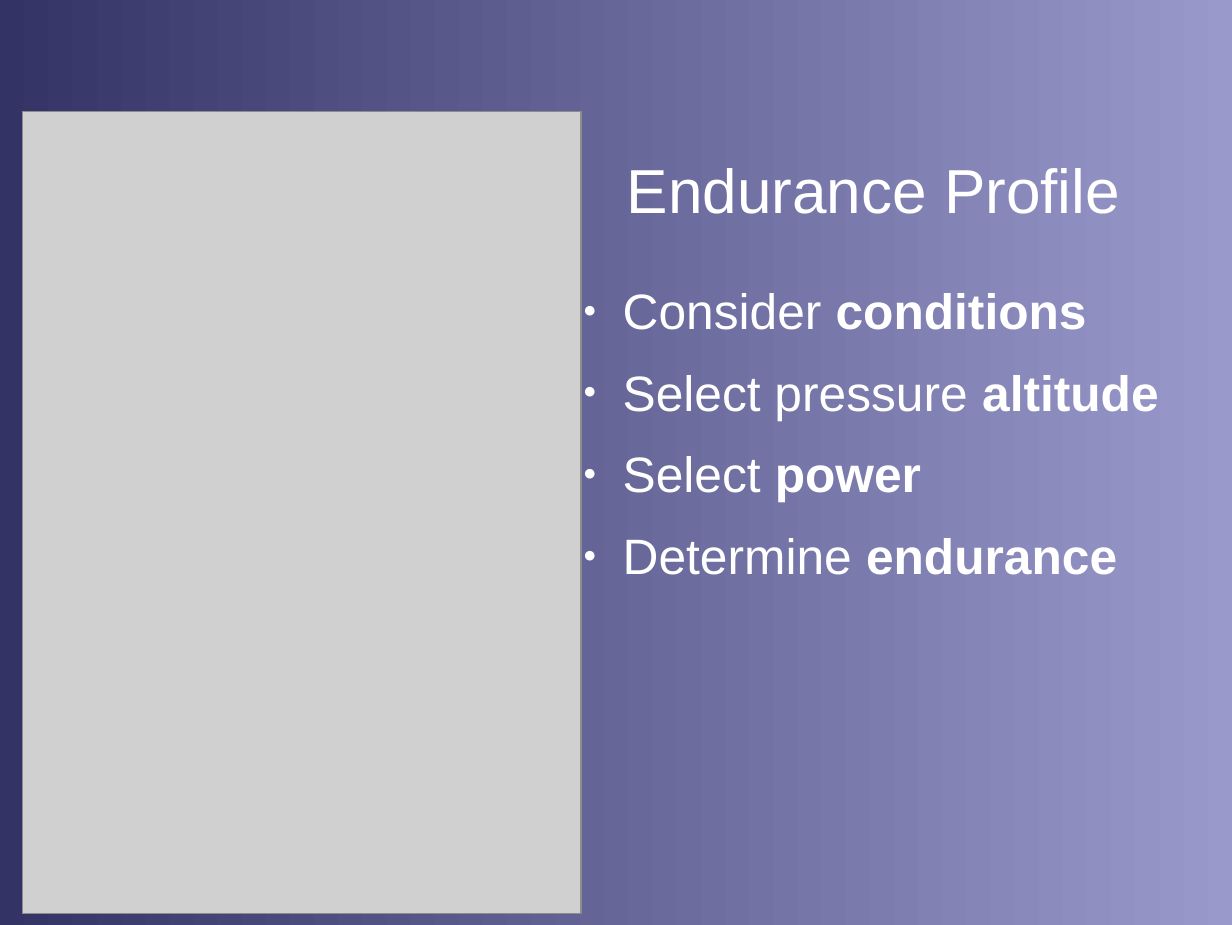
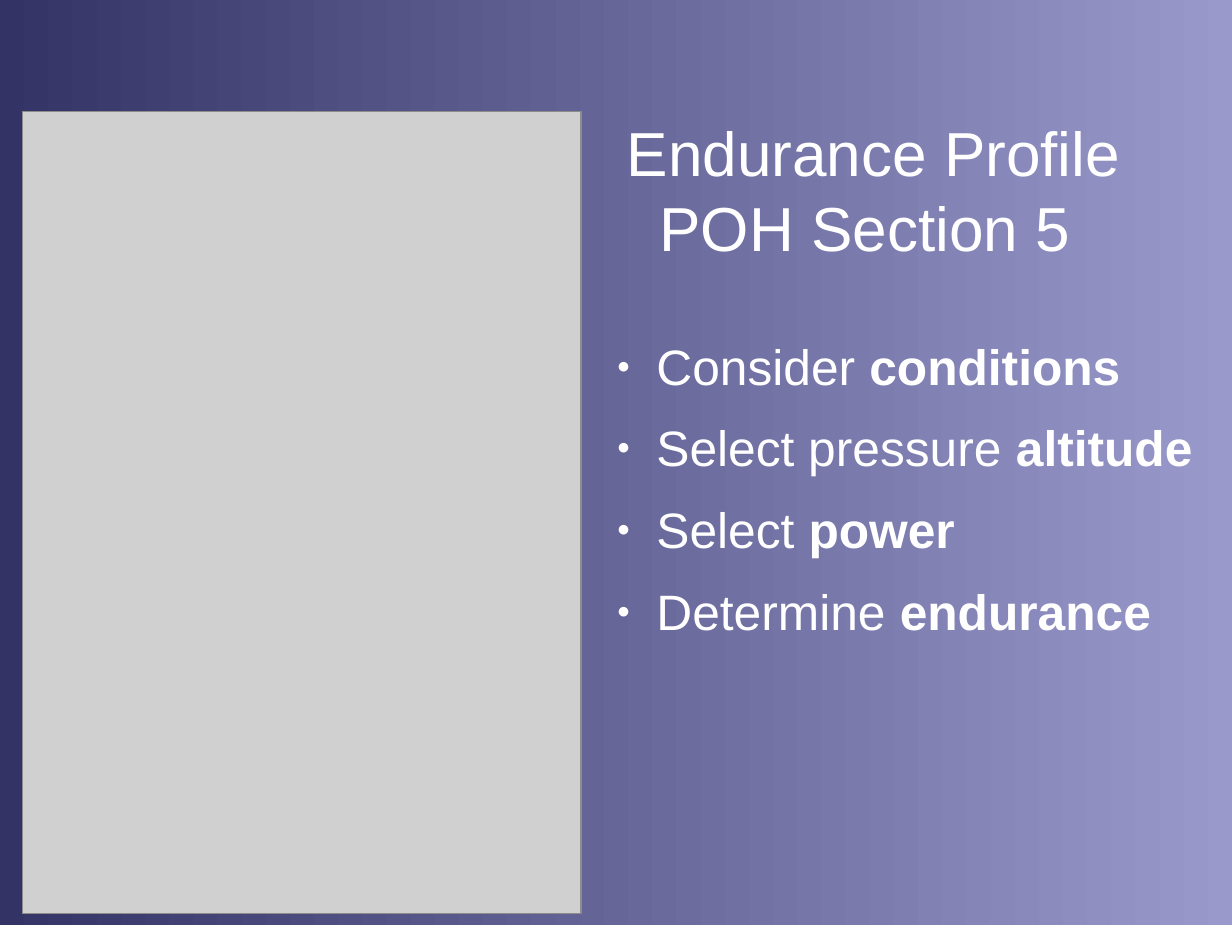
Before and after one commit to stephanheinemann/flight, a slide deck: slide 6 of FI/RangeAndEndurance/RangeAndEndurance.odp (slide 11 before the commit). Drawn at 1232x925 pixels with LibreOffice and Linux fonts; fonts in the diff are those of the drawing; grey boxes stand for pictures; background and template pictures are left out. Boxes give left, top, right and bottom in pixels: in the first picture for what was removed or moved away, otherwise in the second. Text is boxed around its words. In the diff, an @@ line names an element or a change of style, - is before the commit and + after.

```diff
--- a/FI/RangeAndEndurance/RangeAndEndurance.odp
+++ b/FI/RangeAndEndurance/RangeAndEndurance.odp
@@ title at (627, 131, 1120, 252): text changed @@
-Endurance Profile
+Endurance Profile
+POH Section 5
@@ text "Consider conditions": place and size @@
-text "Consider conditions" at (623, 293, 1159, 575)
+text "Consider conditions" at (656, 349, 1193, 631)
```
Also in this commit, not shown: 6 other slides changed.
